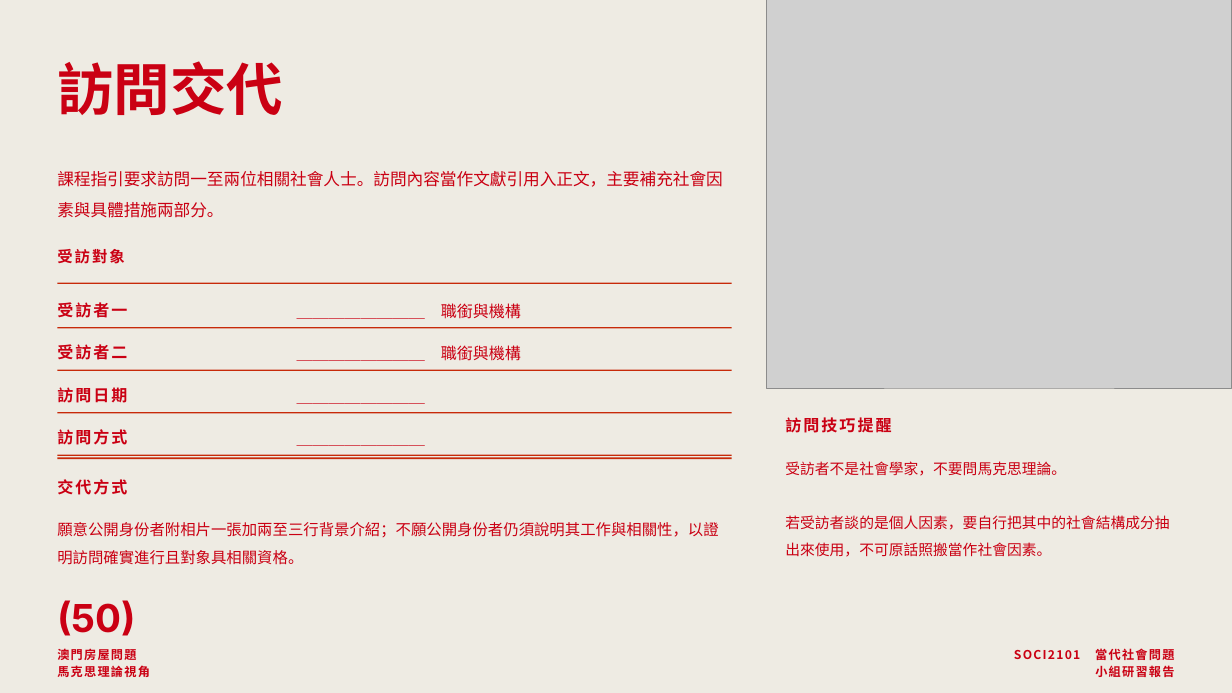
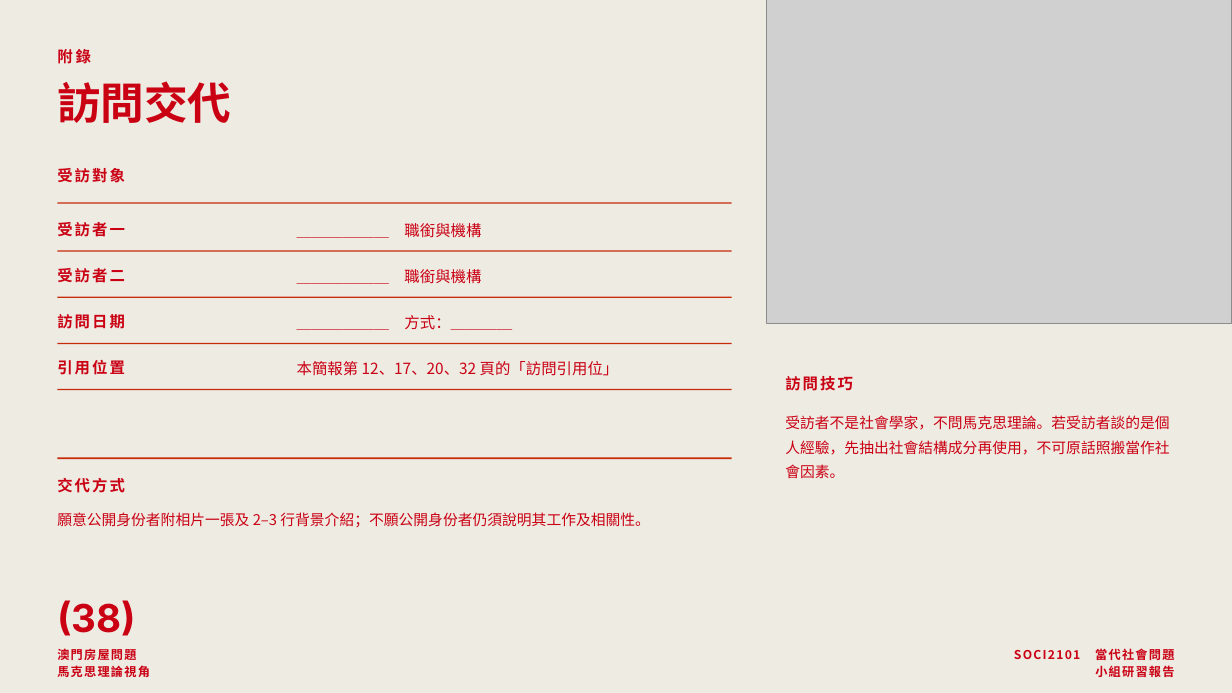
Before and after one commit to lammkiii/-, a slide deck: slide 38 of macau-housing-report/澳門房屋問題-小組研習報告.pptx (slide 50 before the commit). Drawn at 1232x693 pixels with LibreOffice and Linux fonts; fonts in the diff are those of the drawing; grey boxes stand for pictures. Boxes give left, top, right and bottom in pixels: in the first picture for what was removed or moved away, otherwise in the second. Text is boxed around its words. In the diff, an @@ line names an element or a change of style, - is before the commit and + after.

```diff
--- a/macau-housing-report/澳門房屋問題-小組研習報告.pptx
+++ b/macau-housing-report/澳門房屋問題-小組研習報告.pptx
@@ picture: place and size @@
-picture at [767,0,1232,388]
+picture at [767,0,1232,323]
@@ text added at [57,49,91,64], 12 pt, text #CA0013, bold @@
+附錄
@@ text "訪問交代": place and size @@
-text "訪問交代" at [57,61,283,115]
+text "訪問交代" at [57,81,231,123]
@@ text "訪問交代" at [57,81,231,123]: size 44 to 34 pt; line spacing 0.98 to 1 @@
@@ text "受訪對象": place and size @@
-text "受訪對象" at [57,249,125,264]
+text "受訪對象" at [57,168,125,183]
@@ text removed at [57,171,723,218] @@
-課程指引要求訪問一至兩位相關社會人士。訪問內容當作文獻引用入正文，主要補充社會因素與具體措施兩部分。
@@ rectangle: place and size @@
-rectangle at [57,283,732,284]
+rectangle at [57,202,732,203]
@@ size 12.5 to 12 pt in 4 elements at [57,478,125,493], [57,312,125,332], [57,266,125,286], [57,219,125,239] @@
@@ text "受訪者一": place and size @@
-text "受訪者一" at [57,302,127,318]
+text "受訪者一" at [57,219,125,239]
@@ text at [404,223,481,237]: text changed; size 12.5 to 12 pt @@
-＿＿＿＿＿＿＿＿ 職銜與機構
+＿＿＿＿＿＿ 職銜與機構
@@ 2 rectangles, 1 text: place and size @@
-2 rectangles, 1 text at [57,327,732,371]
+2 rectangles, 1 text at [57,250,732,298]
@@ text at [404,269,481,283]: text changed; size 12.5 to 12 pt @@
-＿＿＿＿＿＿＿＿ 職銜與機構
+＿＿＿＿＿＿ 職銜與機構
@@ text "訪問日期": place and size @@
-text "訪問日期" at [57,387,127,403]
+text "訪問日期" at [57,312,125,332]
@@ text at [404,315,512,330]: text changed; size 12.5 to 12 pt @@
-＿＿＿＿＿＿＿＿
+＿＿＿＿＿＿ 方式：＿＿＿＿
@@ rectangle: place and size @@
-rectangle at [57,412,732,413]
+rectangle at [57,343,732,344]
@@ text at [57,358,125,378]: text changed; size 12.5 to 12 pt @@
-訪問方式
+引用位置
@@ rectangle: place and size @@
-rectangle at [57,455,732,456]
+rectangle at [57,389,732,390]
@@ text at [297,361,619,376]: text changed; size 12.5 to 12 pt @@
-＿＿＿＿＿＿＿＿
+本簡報第 12、17、20、32 頁的「訪問引用位」
@@ text at [785,376,853,391]: text changed; size 12.5 to 12 pt @@
-訪問技巧提醒
+訪問技巧
@@ text at [785,415,1169,478]: text changed @@
-受訪者不是社會學家，不要問馬克思理論。
-若受訪者談的是個人因素，要自行把其中的社會結構成分抽出來使用，不可原話照搬當作社會因素。
+受訪者不是社會學家，不問馬克思理論。若受訪者談的是個人經驗，先抽出社會結構成分再使用，不可原話照搬當作社會因素。
@@ text at [57,512,650,527]: text changed; size 12 to 11.5 pt @@
-願意公開身份者附相片一張加兩至三行背景介紹；不願公開身份者仍須說明其工作與相關性，以證明訪問確實進行且對象具相關資格。
+願意公開身份者附相片一張及 2–3 行背景介紹；不願公開身份者仍須說明其工作及相關性。
@@ text at [57,600,136,636]: text changed @@
-(50)
+(38)
```
Also in this commit, not shown: 10 other slides changed, 29 slides added, 42 slides removed, 5 other files.
